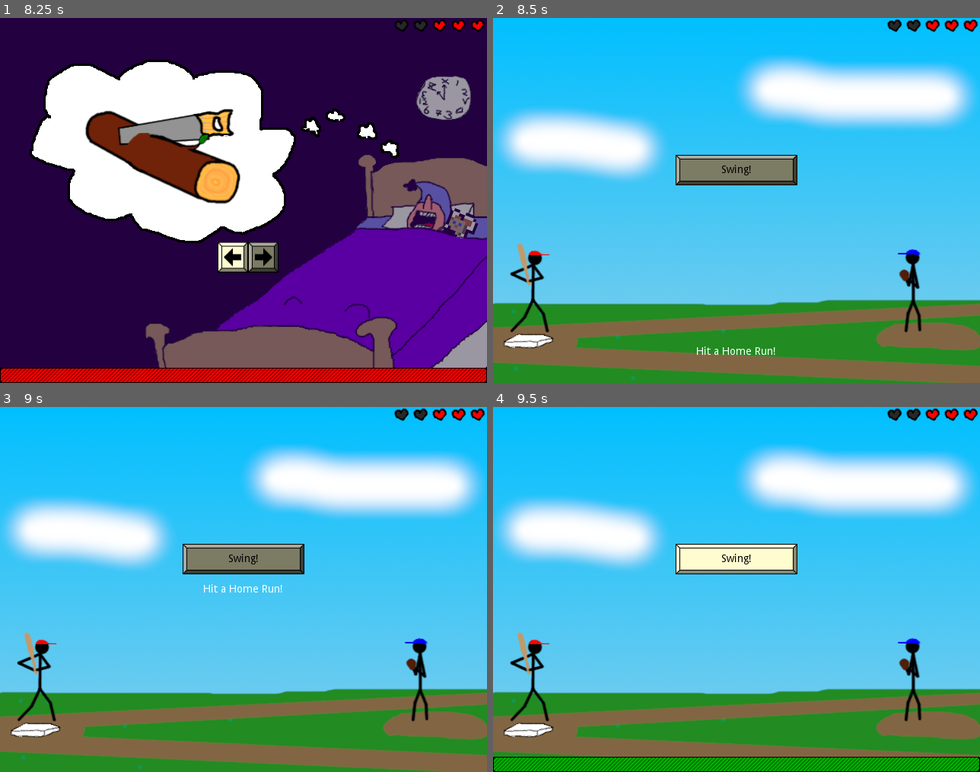
Above: before the commit, frames 1-4 (two rows, left to right).
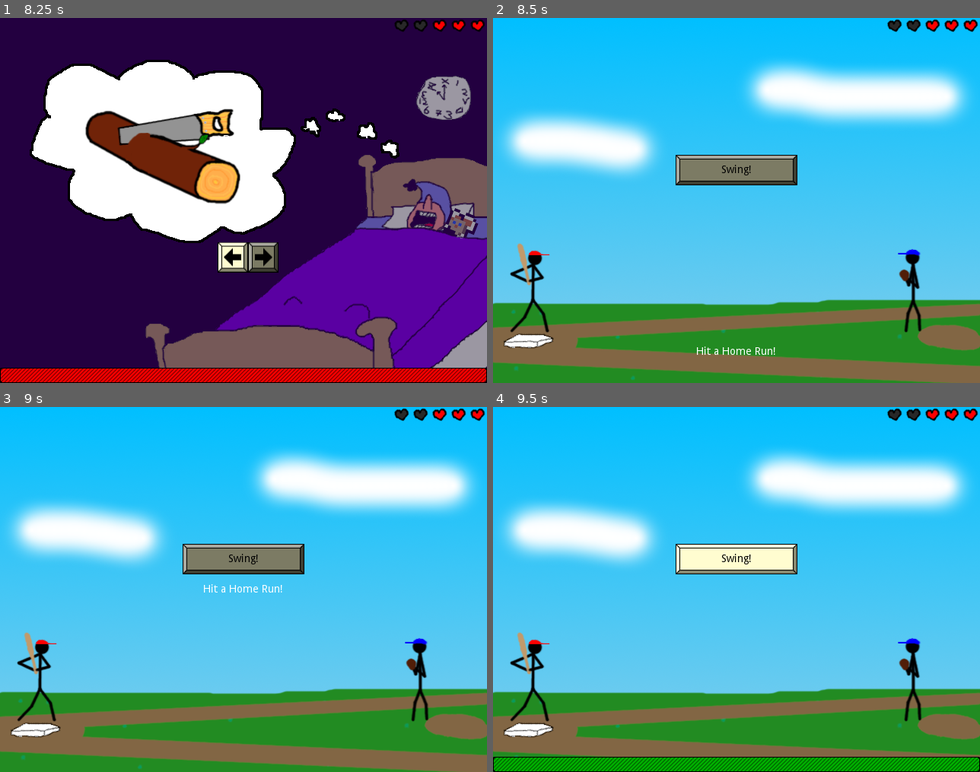
Above: after the commit, the same moments.

Repository: swashdev/minigame-madness
Game: Godot game, scene res://master/scenes/main.tscn
Same seed, same stepped clock (60 frames per second), same inputs: the game is played once before the commit and once after it.
Inputs:
- Up to frame 1 (8.25 s): hold Space (action) 0.53-1.28 s; hold Right (move_right) 0.53-2.03 s; tap Up (move_up) at 0.77, 1.52, 3.02, 3.77, 4.52, 6.02, 6.77, 7.52 s; tap Space (action) every 1.5 s from 1.35 to 7.35 s; tap Enter at 2, 8 s; hold Left (move_left) 2.03-2.78 s; hold Space (action) 2.03-2.78 s; hold Right (move_right) 2.78-4.28 s; hold Space (action) 3.53-4.28 s; hold Left (move_left) 4.28-5.03 s; hold Right (move_right) 5.03-5.78 s; hold Space (action) 5.03-5.78 s; hold Left (move_left) 5.78-7.28 s; hold Space (action) 6.53-7.28 s; hold Right (move_right) from 7.28 s (still down); hold Space (action) from 8.03 s (still down)
- Up to frame 2 (8.5 s): keep holding Right (move_right); keep holding Space (action)
- Up to frame 3 (9 s): keep holding Right (move_right); tap A at 8.75 s; release Space (action) at 8.78 s; tap Space (action) at 8.85 s
- Up to frame 4 (9.5 s): keep holding Right (move_right); tap Up (move_up) at 9.02 s

Frame 1 is identical in both runs. In frame 2, 9.1% of the frame differs, in the area x 0-100%, y 10-92%; in frame 3, 9.1%; in frame 4, 9.1%.

Commit message:
[BASEBALL] use the sky for the background.
The baseball minigame's background image has been changed to not have a
sky to save space, and the standard sky has been used in its place.

Diff:
--- a/mini/baseball/scenes/baseball_minigame.tscn
+++ b/mini/baseball/scenes/baseball_minigame.tscn
@@ -9,6 +9,7 @@
 [ext_resource path="res://mini/baseball/scenes/characters/baseball_pitcher.tscn" type="PackedScene" id=7]
 [ext_resource path="res://mini/baseball/scenes/projectiles/baseball.tscn" type="PackedScene" id=8]
 [ext_resource path="res://mini/baseball/scripts/baseball_minigame.gd" type="Script" id=9]
+[ext_resource path="res://shared/scenes/scenery/sky.tscn" type="PackedScene" id=10]
 
 [sub_resource type="SpriteFrames" id=1]
 animations = [ {
@@ -27,7 +28,9 @@
 script = ExtResource( 9 )
 _instruction = "Hit a Home Run!"
 
-[node name="Background" type="TextureRect" parent="." index="0"]
+[node name="Sky" parent="." index="0" instance=ExtResource( 10 )]
+
+[node name="Background" type="TextureRect" parent="." index="1"]
 margin_right = 40.0
 margin_bottom = 40.0
 texture = ExtResource( 2 )
@@ -35,7 +38,7 @@
 "_edit_use_anchors_": false
 }
 
-[node name="Spacebar" parent="." index="1" instance=ExtResource( 3 )]
+[node name="Spacebar" parent="." index="2" instance=ExtResource( 3 )]
 position = Vector2( 320, 200 )
 animation = "dim"
 
@@ -54,7 +57,7 @@
 "_edit_use_anchors_": false
 }
 
-[node name="Batter" type="AnimatedSprite" parent="." index="2"]
+[node name="Batter" type="AnimatedSprite" parent="." index="3"]
 position = Vector2( 49.1869, 355.415 )
 frames = SubResource( 1 )
 animation = "swing"
@@ -62,16 +65,16 @@
 "_edit_lock_": true
 }
 
-[node name="Pitcher" parent="." index="3" instance=ExtResource( 7 )]
+[node name="Pitcher" parent="." index="4" instance=ExtResource( 7 )]
 position = Vector2( 548.379, 355.415 )
 
-[node name="Baseball" parent="." index="4" instance=ExtResource( 8 )]
+[node name="Baseball" parent="." index="5" instance=ExtResource( 8 )]
 visible = false
 position = Vector2( 459.465, 367.038 )
 
-[node name="SwingMin" type="Position2D" parent="." index="5"]
+[node name="SwingMin" type="Position2D" parent="." index="6"]
 position = Vector2( 79.4323, 358.077 )
 
-[node name="SwingMax" type="Position2D" parent="." index="6"]
+[node name="SwingMax" type="Position2D" parent="." index="7"]
 position = Vector2( 20.6743, 357.572 )
 [connection signal="threw_ball" from="Pitcher" to="." method="_on_Pitcher_threw_ball"]
Binary file changed: mini/baseball/images/background/bg.png
Not shown: 1 places in mini/baseball/scenes/baseball_minigame.tscn that only renumber resources
Not shown, changed: mini/baseball/images/background/.bg.xcf
